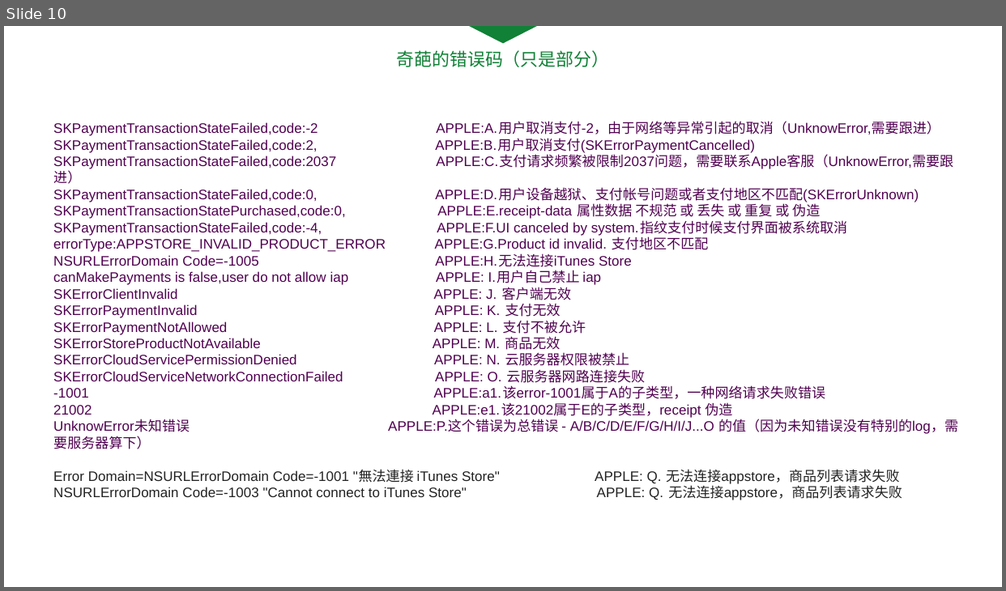
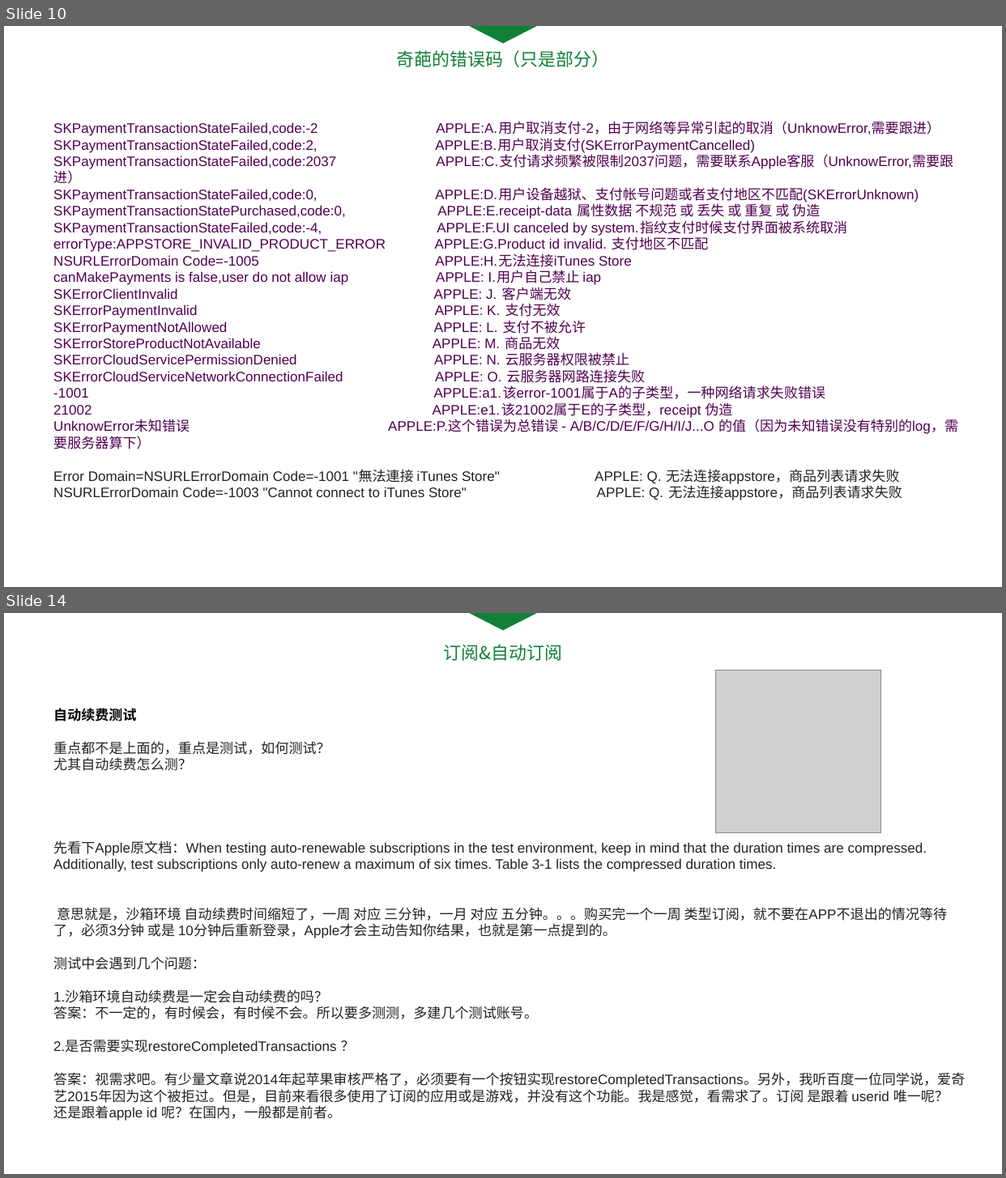
Before and after one commit to qiyer/ApplePayDemo, a slide deck: Pay_PPT/Apple_Pay.pptx. Shown one above the other, each under a label of ours: slide 10 before the commit, slides 10 and 14 after it; the slides between them are not shown. The pictures are 1006x591 and 1006x1178 pixels, drawn with LibreOffice and Linux fonts; fonts in the diff are those of the drawing; grey boxes stand for pictures. Boxes give left, top, right and bottom in pixels: in the first picture for what was removed or moved away, otherwise in the second. Text is boxed around its words. In the diff, an @@ line names an element or a change of style, - is before the commit and + after.

Commit message:
update 订阅
update 订阅

```diff
--- a/Pay_PPT/Apple_Pay.pptx
+++ b/Pay_PPT/Apple_Pay.pptx
@@ slide 14 added at bbox=[4, 613, 1002, 1174], background #FFFFFF @@
@@ triangle added at bbox=[467, 613, 539, 630], fill #108136 @@
@@ text added at bbox=[444, 644, 562, 661], 18 pt, text #108136 @@
+订阅&自动订阅
@@ picture added at bbox=[715, 670, 880, 833] @@
@@ text added at bbox=[53, 708, 965, 1121], 14 pt, text #222222 @@
+自动续费测试
+重点都不是上面的，重点是测试，如何测试？
+尤其自动续费怎么测？
+先看下Apple原文档：When testing auto-renewable subscriptions in the test environment, keep in mind that the duration times are compressed. Additionally, test subscriptions only auto-renew a maximum of six times. Table 3-1 lists the compressed duration times.
+意思就是，沙箱环境 自动续费时间缩短了，一周 对应 三分钟，一月 对应 五分钟。。。购买完一个一周 类型订阅，就不要在APP不退出的情况等待了，必须3分钟 或是 10分钟后重新登录，Apple才会主动告知你结果，也就是第一点提到的。
+测试中会遇到几个问题：
+1.沙箱环境自动续费是一定会自动续费的吗？
+答案：不一定的，有时候会，有时候不会。所以要多测测，多建几个测试账号。
+2.是否需要实现restoreCompletedTransactions ？
+答案：视需求吧。有少量文章说2014年起苹果审核严格了，必须要有一个按钮实现restoreCompletedTransactions。另外，我听百度一位同学说，爱奇艺2015年因为这个被拒过。但是，目前来看很多使用了订阅的应用或是游戏，并没有这个功能。我是感觉，看需求了。订阅 是跟着 userid 唯一呢？ 还是跟着apple id 呢？在国内，一般都是前者。
```
Also in this commit, not shown: 4 slides changed, 4 other slides added, 2 other files.
